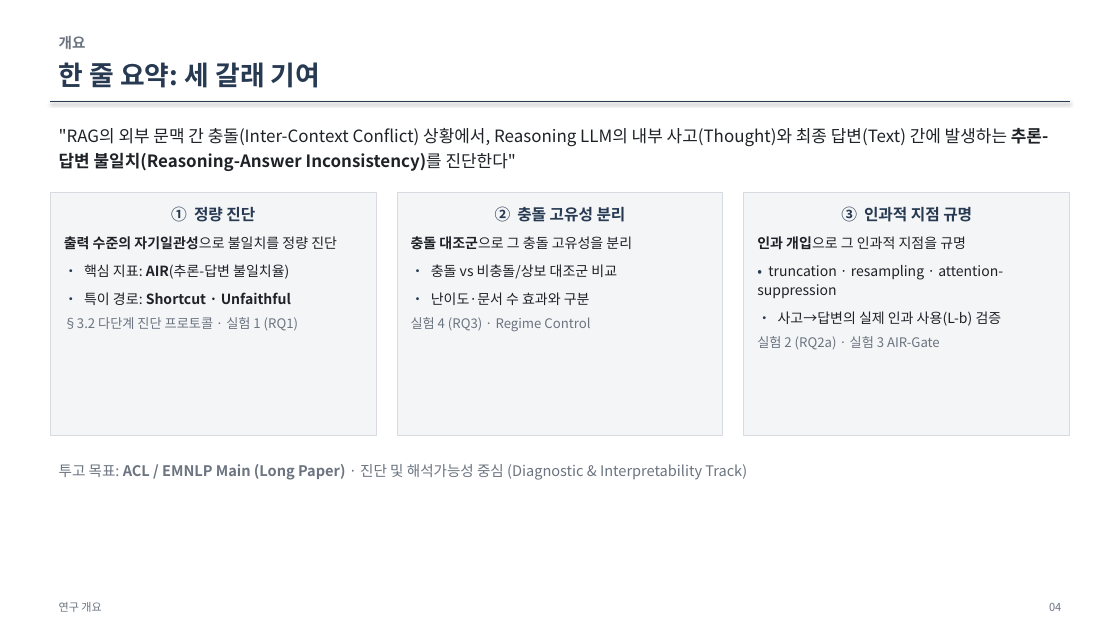
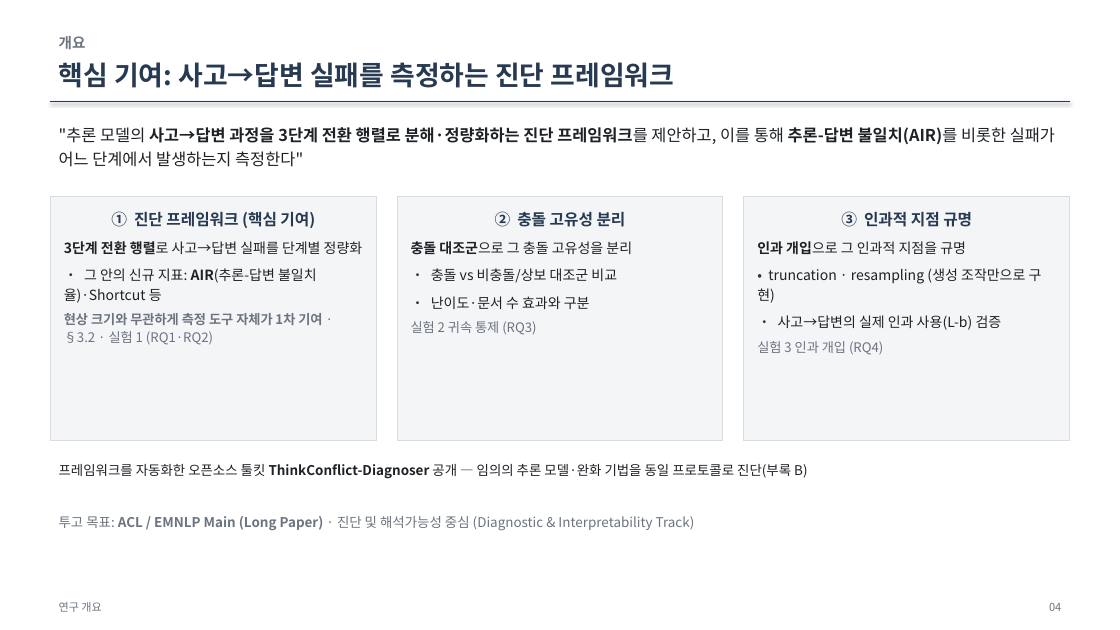
Before and after one commit to jin-ryu/temporal-conflict-qa, a slide deck: slide 4 of docs/ThinkConflict_연구보고.pptx. Drawn at 1120x630 pixels with LibreOffice and Linux fonts; fonts in the diff are those of the drawing. Boxes give left, top, right and bottom in pixels: in the first picture for what was removed or moved away, otherwise in the second. Text is boxed around its words. In the diff, an @@ line names an element or a change of style, - is before the commit and + after.

Commit message:
docs: ThinkConflict 계획서 대개편 — 진단 프레임워크를 1차 기여로 전면화(기여 목록·한줄요약 신설), 실험 재구성(귀속통제 통합·인과개입 truncation+resampling 한정, AIR-Gate/steering/attention/로드맵 제거), 지표·라벨타당성·측정규약 표준화, 실험결과 섹션 신설·References 스타일화·RQ/헤딩 순번 통일 + PPT 동기화

```diff
--- a/docs/ThinkConflict_연구보고.pptx
+++ b/docs/ThinkConflict_연구보고.pptx
@@ text at bbox=[59, 62, 674, 88]: text changed @@
-한 줄 요약: 세 갈래 기여
+핵심 기여: 사고→답변 실패를 측정하는 진단 프레임워크
@@ text at bbox=[59, 127, 1055, 167]: text changed; size 14.5 to 14 pt; bold on @@
-"RAG의 외부 문맥 간 충돌(Inter-Context Conflict) 상황에서, Reasoning LLM의 내부 사고(Thought)와 최종 답변(Text) 간에 발생하는 추론-답변 불일치(Reasoning-Answer Inconsistency)를 진단한다"
+"추론 모델의 사고→답변 과정을 3단계 전환 행렬로 분해·정량화하는 진단 프레임워크를 제안하고, 이를 통해 추론-답변 불일치(AIR)를 비롯한 실패가 어느 단계에서 발생하는지 측정한다"
@@ 3 rectangles: place and size @@
-3 rectangles at bbox=[50, 192, 1070, 436]
+3 rectangles at bbox=[50, 197, 1070, 440]
@@ text in rectangle at bbox=[64, 211, 363, 345]: text changed @@
-① 정량 진단
-출력 수준의 자기일관성으로 불일치를 정량 진단
-• 핵심 지표: AIR(추론-답변 불일치율)
-• 특이 경로: Shortcut · Unfaithful
-§3.2 다단계 진단 프로토콜 · 실험 1 (RQ1)
+① 진단 프레임워크 (핵심 기여)
+3단계 전환 행렬로 사고→답변 실패를 단계별 정량화
+• 그 안의 신규 지표: AIR(추론-답변 불일치율)·Shortcut 등
+현상 크기와 무관하게 측정 도구 자체가 1차 기여 · §3.2 · 실험 1 (RQ1·RQ2)
@@ text in rectangle at bbox=[757, 268, 1042, 303]: text changed @@
-• truncation · resampling · attention-suppression
+• truncation · resampling (생성 조작만으로 구현)
@@ text in rectangle at bbox=[411, 321, 536, 335]: text changed @@
-실험 4 (RQ3) · Regime Control
+실험 2 귀속 통제 (RQ3)
@@ text in rectangle at bbox=[757, 341, 883, 355]: text changed @@
-실험 2 (RQ2a) · 실험 3 AIR-Gate
+실험 3 인과 개입 (RQ4)
@@ text added at bbox=[59, 464, 807, 479], 11.5 pt, text #1E2227 @@
+프레임워크를 자동화한 오픈소스 툴킷 ThinkConflict-Diagnoser 공개 — 임의의 추론 모델·완화 기법을 동일 프로토콜로 진단(부록 B)
@@ text "투고 목표: ACL / EMNLP ...": place and size @@
-text "투고 목표: ACL / EMNLP ..." at bbox=[59, 464, 747, 480]
+text "투고 목표: ACL / EMNLP ..." at bbox=[59, 516, 695, 531]
@@ text "투고 목표: ACL / EMNLP ..." at bbox=[59, 516, 695, 531]: size 12.5 to 11.5 pt @@
```
Also in this commit, not shown: 17 other slides changed, 1 slide added, 2 slides removed, 2 other files.
